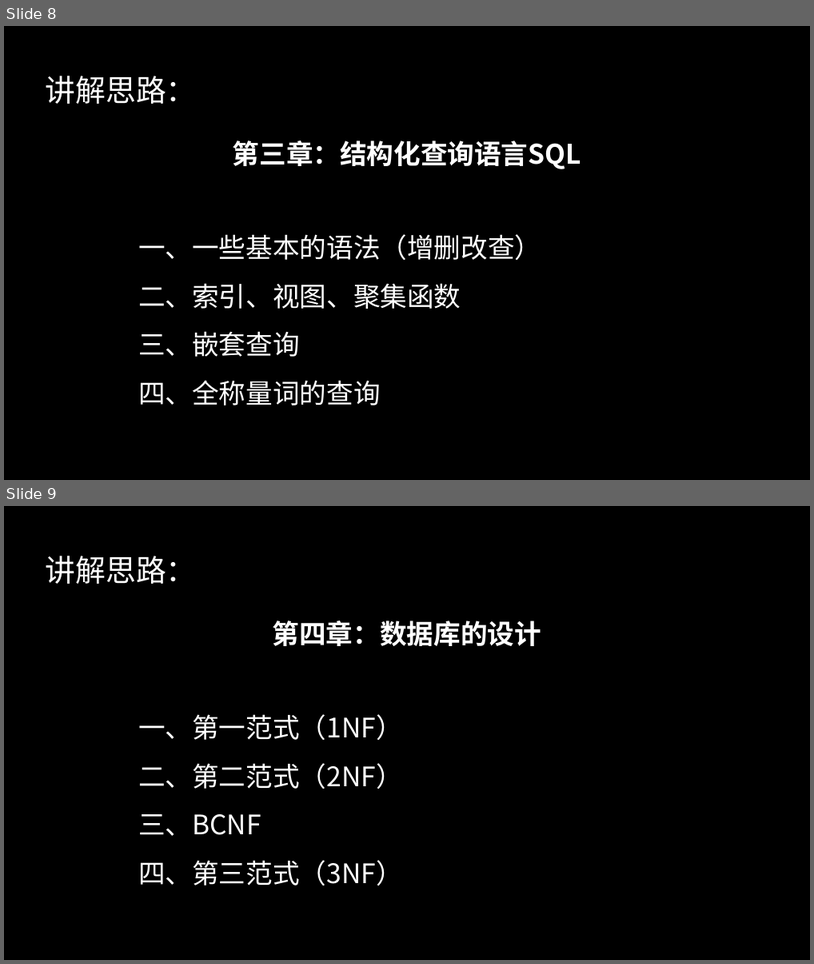
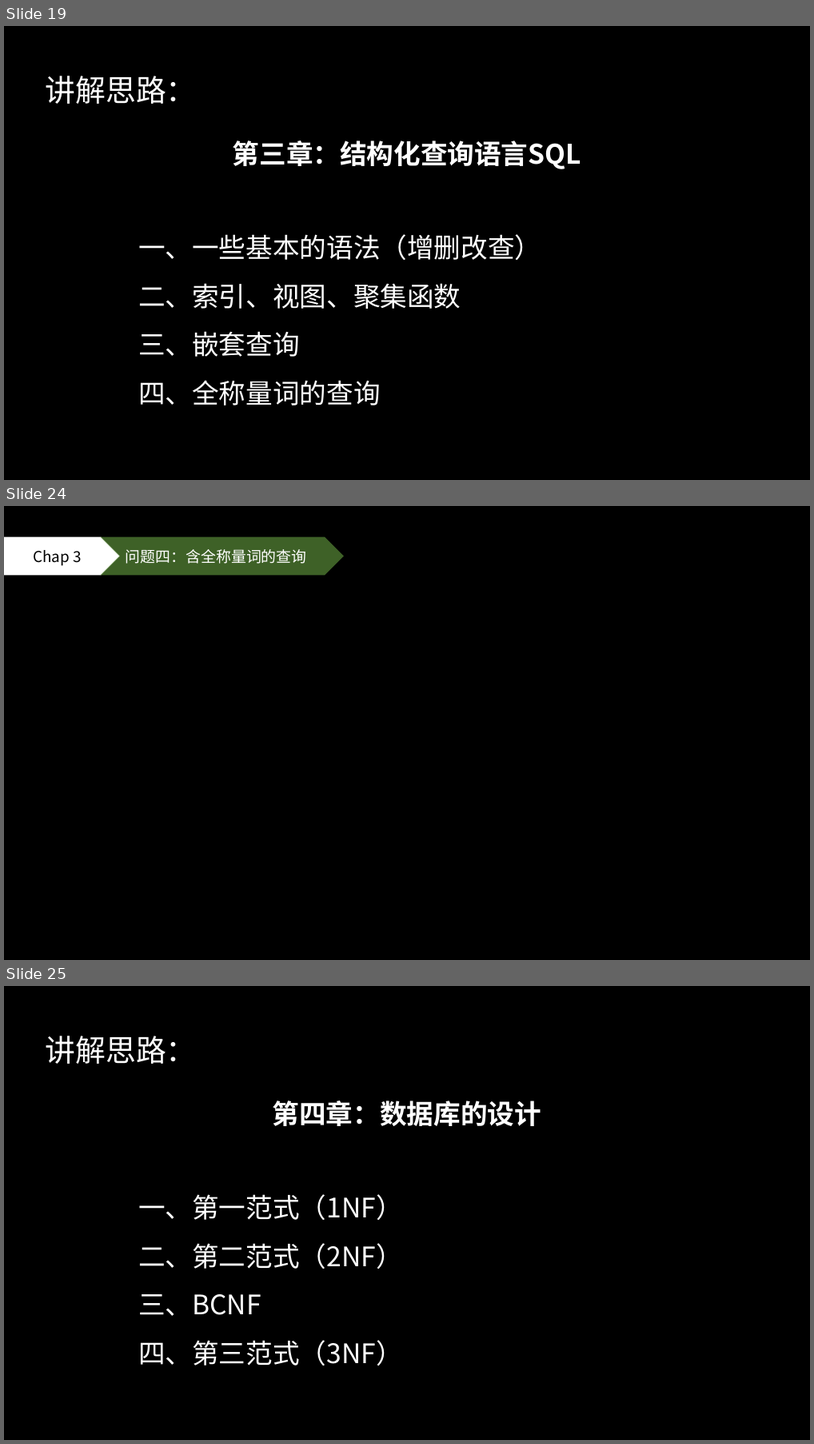
Before and after one commit to 50mengzhu/Database, a slide deck: ReationalDB.pptx. Shown one above the other, each under a label of ours: slides 8 and 9 before the commit, slides 19, 24 and 25 after it; the slides between them are not shown. The pictures are 814x964 and 814x1444 pixels, drawn with LibreOffice and Linux fonts; fonts in the diff are those of the drawing. Boxes give left, top, right and bottom in pixels: in the first picture for what was removed or moved away, otherwise in the second. Text is boxed around its words. In the diff, an @@ line names an element or a change of style, - is before the commit and + after.

```diff
--- a/ReationalDB.pptx
+++ b/ReationalDB.pptx
@@ slide 24 added at (x1=4, y1=506, x2=810, y2=960), background #000000 @@
@@ pentagon arrow added at (x1=4, y1=537, x2=120, y2=575), fill #FFFFFF, 18 pt, text #000000 @@
+Chap 3
@@ chevron added at (x1=100, y1=537, x2=344, y2=575), fill #548235 at 75% opacity, 18 pt, text #FFFFFF @@
+问题四：含全称量词的查询
@@ what was slide 8 is now slide 19 @@
@@ what was slide 9 is now slide 25 @@
```
Also in this commit, not shown: 4 slides changed, 19 other slides added, 3 slides removed, 1 other file.
